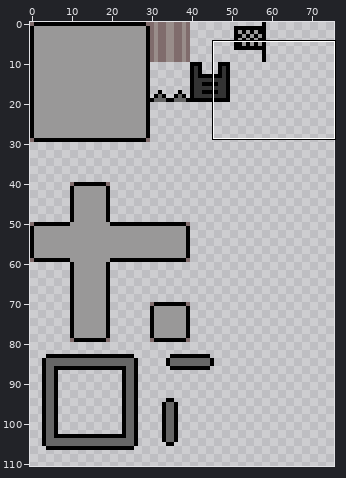
A sprite sheet gets an edit: assets/tilesheet.png. Above: a wide view before the commit, with the close-up outlined.
Close-up. The starting point:
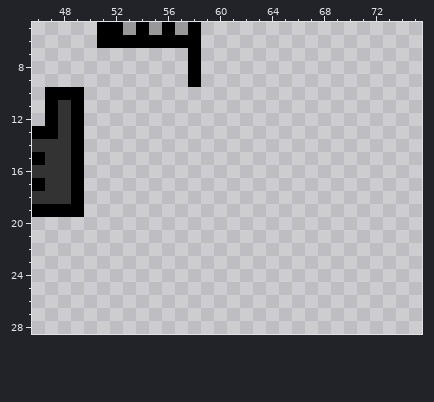
The file is 250x250 pixels. Colours within 5 levels of each other are drawn and written as one. Shown: x 46..75, y 5..28. The wide view leaves out empty margins.
And afterwards:
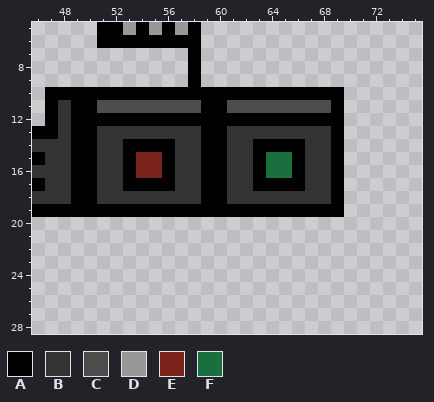
Palette (. is transparent): A #000000  B #333333  C #4d4d4d  D #999898  E #7b241c  F #196f3d
What changed:
y 10: x 50..69 .................... -> AAAAAAAAAAAAAAAAAAAA
y 11: x 50..69 .................... -> ACCCCCCCCAACCCCCCCCA
y 12: x 50..69 .................... -> AAAAAAAAAAAAAAAAAAAA
y 13: x 50..69 .................... -> ABBBBBBBBAABBBBBBBBA
y 14: x 50..69 .................... -> ABBAAAABBAABBAAAABBA
y 15..16: x 50..69 .................... -> ABBAEEABBAABBAFFABBA
y 17: x 50..69 .................... -> ABBAAAABBAABBAAAABBA
y 18: x 50..69 .................... -> ABBBBBBBBAABBBBBBBBA
y 19: x 50..69 .................... -> AAAAAAAAAAAAAAAAAAAA
Boxes around the changes in both close-ups, in picture pixels (x1, y1, x2, y2):
added: (84, 87, 344, 217)
